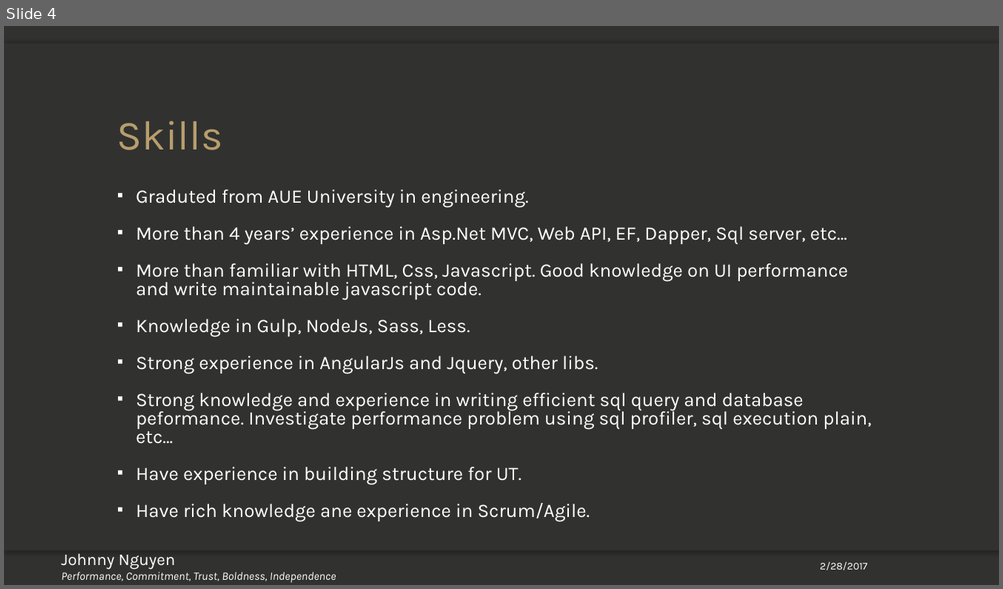
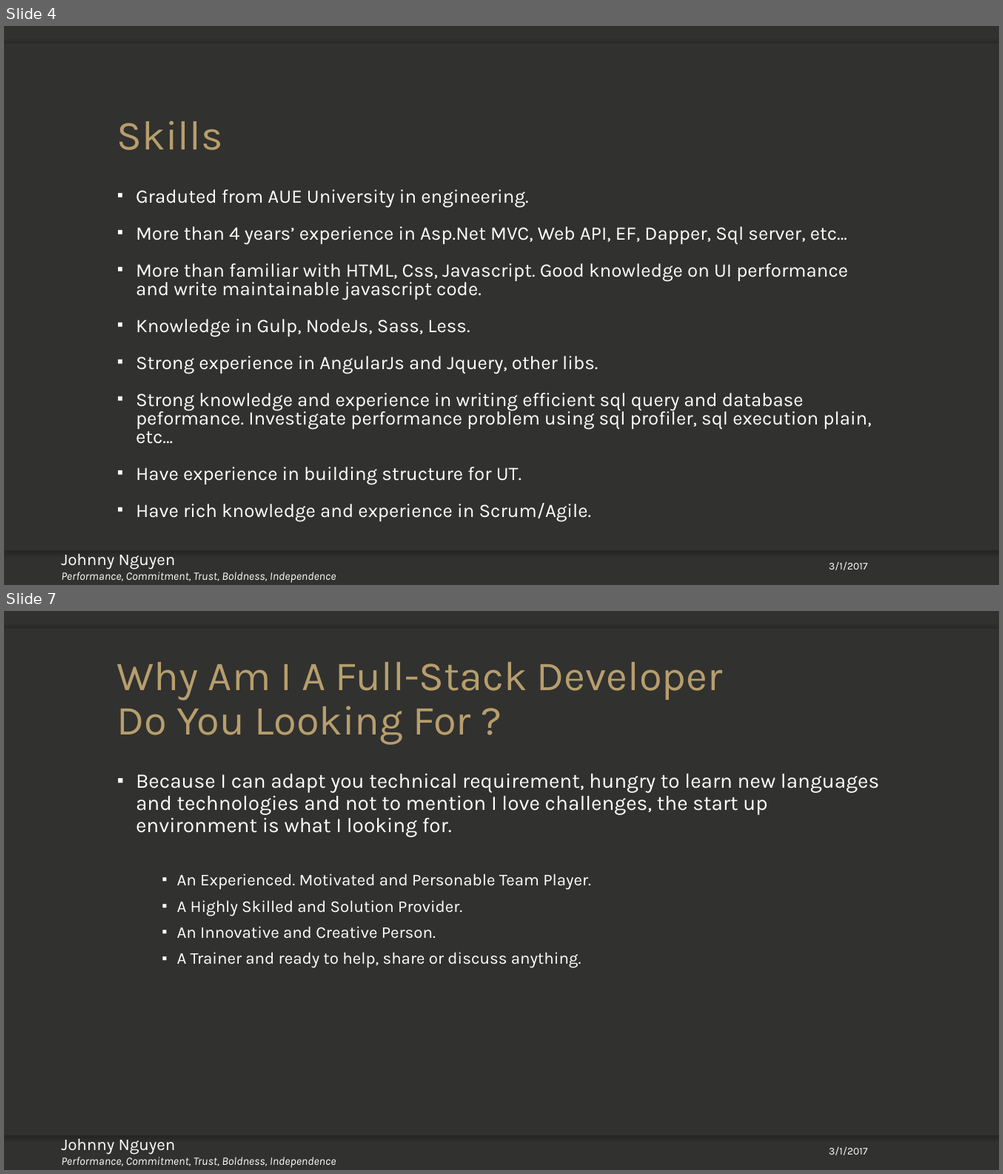
Before and after one commit to johnnynguyen2104/Algorithm_MindMap, a slide deck: Why Hire Me.pptx. Shown one above the other, each under a label of ours: slide 4 before the commit, slides 4 and 7 after it; the slides between them are not shown. The pictures are 1003x589 and 1003x1174 pixels, drawn with LibreOffice and Linux fonts; fonts in the diff are those of the drawing; background and template pictures are left out. Boxes give left, top, right and bottom in pixels: in the first picture for what was removed or moved away, otherwise in the second. Text is boxed around its words. In the diff, an @@ line names an element or a change of style, - is before the commit and + after.

```diff
--- a/Why Hire Me.pptx
+++ b/Why Hire Me.pptx
@@ slide 7 added at (4, 611, 999, 1170), background picture (left out); not listed: 3 template elements that a slide beside it also shows @@
@@ title added at (117, 662, 722, 745), 40 pt, text #B79E6D @@
+Why Am I A Full-Stack Developer
+Do You Looking For ?
@@ text added at (136, 773, 879, 968), 16 pt, text #FFFFFF @@
+▪ Because I can adapt you technical requirement, hungry to learn new languages and technologies and not to mention I love challenges, the start up environment is what I looking for.
+    ▪ An Experienced. Motivated and Personable Team Player.
+    ▪ A Highly Skilled and Solution Provider.
+    ▪ An Innovative and Creative Person.
+    ▪ A Trainer and ready to help, share or discuss anything.
@@ text added at (61, 1139, 336, 1168), 11 pt, text #FFFFFF, italic @@
+Johnny Nguyen
+Performance, Commitment, Trust, Boldness, Independence
@@ text added at (828, 1147, 867, 1156), 10 pt, text #FFFFFF @@
+3/1/2017
@@ slide 4 changed as well @@
@@ text at (136, 503, 592, 523): text changed @@
-▪ Have rich knowledge ane experience in Scrum/Agile.
+▪ Have rich knowledge and experience in Scrum/Agile.
@@ text at (828, 562, 867, 571): text changed @@
-2/28/2017
+3/1/2017
```
Also in this commit, not shown: 3 other slides changed, 2 other slides added.
